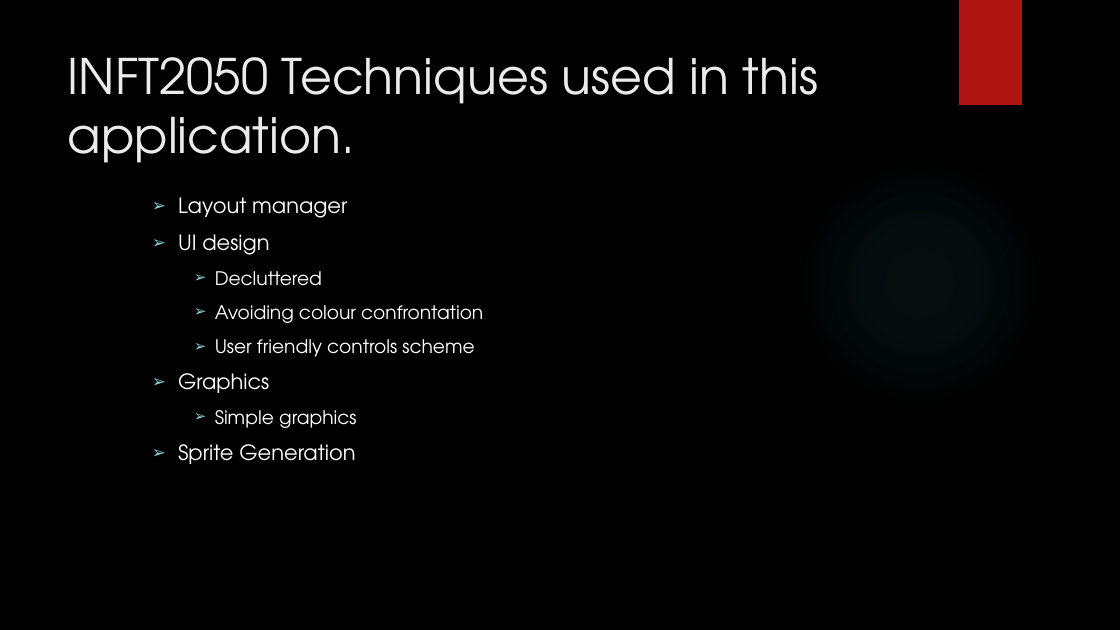
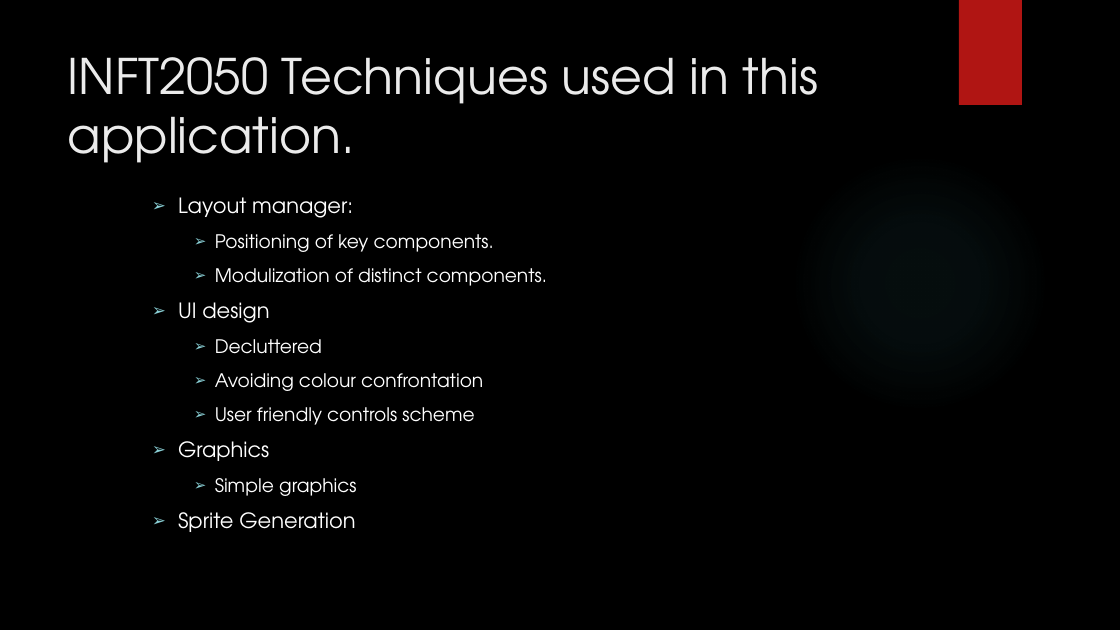
Before and after one commit to IgnitionOrk/SCaR_Arcade, a slide deck: slide 15 of SCaRArcade.pptx. Drawn at 1120x630 pixels with LibreOffice and Linux fonts; fonts in the diff are those of the drawing; background and template pictures are left out. Boxes give left, top, right and bottom in pixels: in the first picture for what was removed or moved away, otherwise in the second. Text is boxed around its words. In the diff, an @@ line names an element or a change of style, - is before the commit and + after.

```diff
--- a/SCaRArcade.pptx
+++ b/SCaRArcade.pptx
@@ text at [178, 197, 547, 286]: text changed; size 18 to 16 pt @@
-  ➢ Layout manager
+  ➢ Layout manager:
+    ➢ Positioning of key components.
+    ➢ Modulization of distinct components.
```
Also in this commit, not shown: 5 other slides changed.
